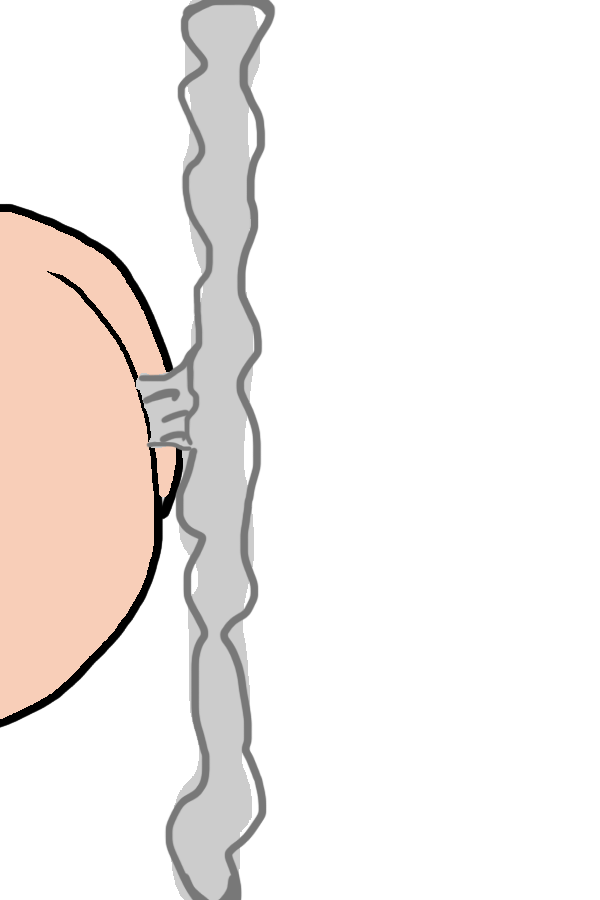
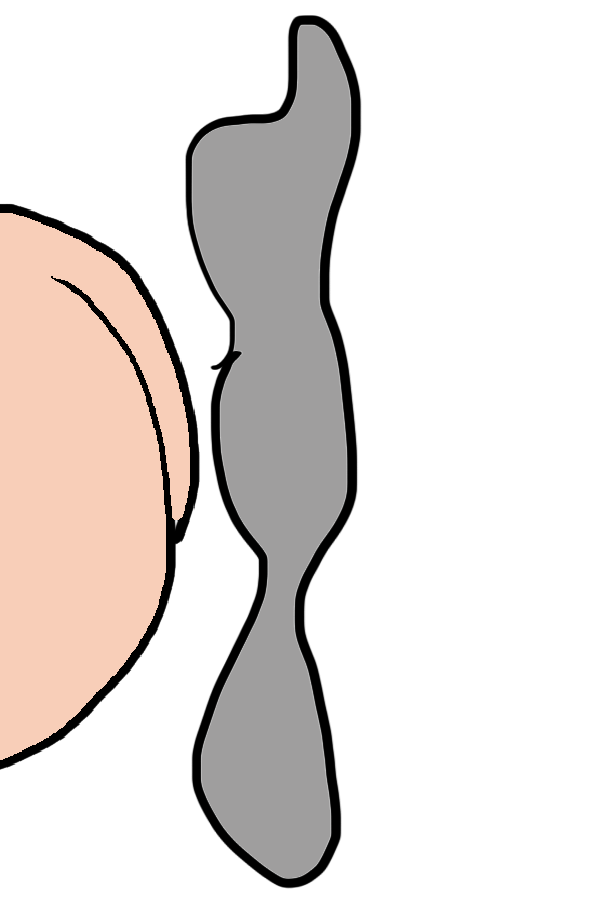
Two versions of the same layered image (w=600, h=900). Layer-by-layer changes:
added layer "Layer 15" above "Layer 14" over [185, 15, 362, 889]
hid "Layer 5", moved it into group "Group 1" over [136, 0, 276, 900]
removed layer "Layer 3 copy" over [0, 212, 176, 719]
added layer "4" above "3" over [0, 203, 201, 771]
hid "Layer 0", moved it above "Layer 3" over [0, 203, 186, 729]
hid "Layer 3" over [0, 212, 176, 719]
